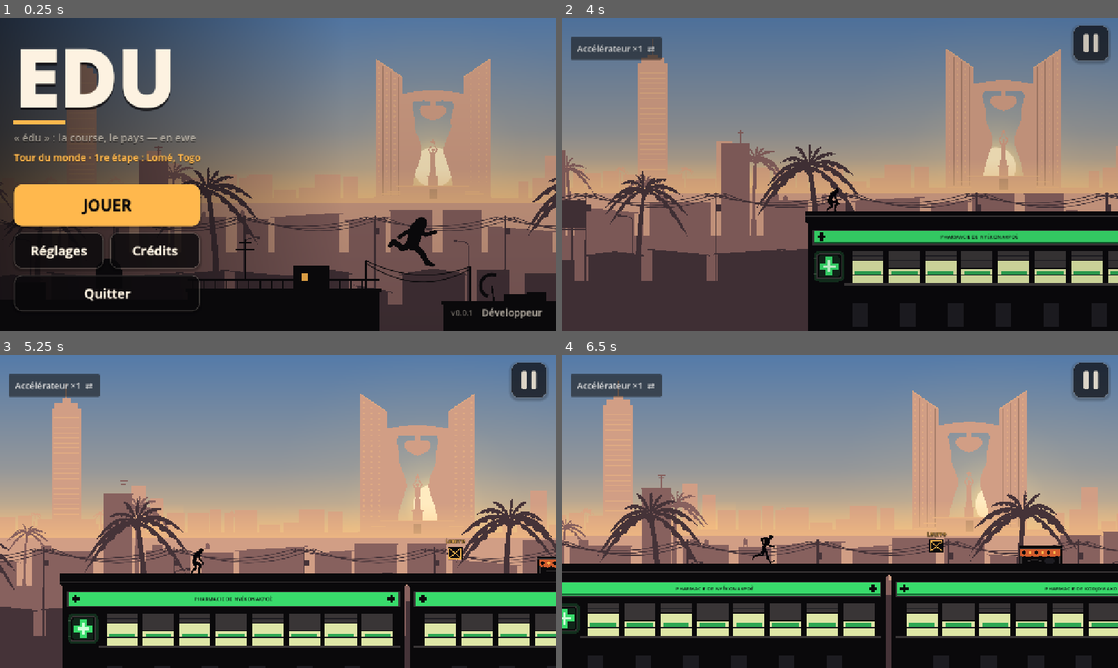
Above: before the commit, frames 1-4 (two rows, left to right).
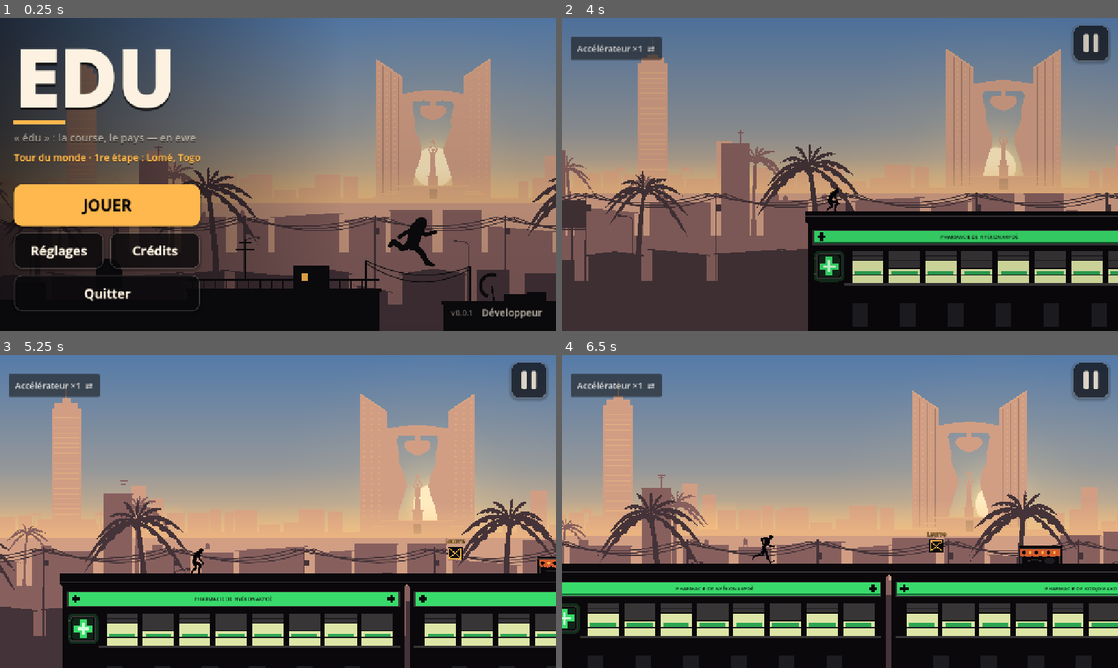
Above: after the commit, the same moments.

Repository: ADIBOLOGottlieb/Edu
Game: Godot game, scene res://src/ui/menus/main_menu.tscn
The game is run twice, just before and just after one commit, with the same random seed, the same clock (stepped at 60 frames per second) and the same inputs.
Inputs (mouse positions are in pixels of both pictures, inside the frame that each line leads up to):
- Up to frame 1 (0.25 s): no input
- Up to frame 2 (4 s): click "JOUER" at 0.5 s; click (617, 111) at 1.25 s; click (617, 111) at 2 s; click (773, 249) at 2.75 s; click (623, 221) at 3.5 s
- Up to frame 3 (5.25 s): tap Enter at 4.25 s; move the mouse to (400, 495) at 4.27 s; hold D (move_right) 4.28-5 s; tap K (attack_heavy) at 4.35 s; click (400, 495) at 4.42 s; tap Space (jump) at 4.52 s; drag from (166, 527) to (489, 583) at 5.02 s
- Up to frame 4 (6.5 s): move the mouse to (895, 442) at 5.77 s; hold D (move_right) from 5.78 s (still down); tap L (block) at 5.85 s

The runs differ from the first frame. In frame 1, 0.1% of the frame differs, in the area x 40-100%, y 63-68%; in frame 2, 0.3%; in frame 3, 0.3%, in the area x 0-100%, y 61-67%; in frame 4, 0.2%.

Commit message:
Mobile : décor en maillages fusionnés (6 646 → 43 appels de dessin), APK 0.0.4
7 FPS mesurés sur téléphone : chaque forme du décor était un appel de
dessin. Plans d'arrière-plan et tronçons fusionnés en un ArrayMesh chacun ;
silhouette 2D de secours non calculée quand masquée. Outil
tools/profile_level.gd. ADR-048. 335/335 tests.

Co-Authored-By: Claude Opus 5.5 <noreply@anthropic.com>

Diff:
--- a/src/gameplay/actors/visual/runner_visual.gd
+++ b/src/gameplay/actors/visual/runner_visual.gd
@@ -90,6 +90,9 @@
 
 func _process(delta: float) -> void:
 	if _body == null or animation_set == null:
+		return
+	# Silhouette 2D de secours masquée (la 3D est affichée) : aucun calcul de pose.
+	if not is_visible_in_tree():
 		return
 	delta = minf(delta, 1.0 / 20.0)
 	var target: Dictionary[StringName, float] = _figure_target()
--- a/src/gameplay/level/backdrop/backdrop_canvas.gd
+++ b/src/gameplay/level/backdrop/backdrop_canvas.gd
@@ -1,10 +1,15 @@
 class_name BackdropCanvas
 extends Node2D
 ## Plan de décor : liste ordonnée de formes (polygones pleins, dégradés, câbles)
-## dessinée en un seul _draw (un seul élément de dessin par plan : batching
-## mobile, ADR-025). Les formes sont ajoutées une fois à la construction.
+## fusionnées en **un seul maillage** à couleurs par sommet (un appel de dessin
+## par plan, ADR-025 / ADR-048 : le rendu Compatibility ne regroupe pas les
+## polygones, des milliers d’appels faisaient tomber un téléphone à 7 FPS).
+## Les formes sont ajoutées une fois à la construction ; l’ordre est conservé.
 
 enum Kind { FILL, GRADIENT, LINE }
+
+## Bord adouci des câbles (px, de chaque côté) : remplace l’anticrénelage.
+const LINE_FEATHER: float = 0.8
 
 ## Couleur principale du plan (silhouettes) ; les autres tons en dérivent.
 var base_color: Color = Color.GRAY
@@ -13,6 +18,7 @@
 var _points: Array[PackedVector2Array] = []
 var _colors: Array[PackedColorArray] = []
 var _widths: PackedFloat32Array = PackedFloat32Array()
+var _mesh: ArrayMesh
 
 
 func add_polygon(points: PackedVector2Array, color: Color) -> void:
@@ -124,15 +130,70 @@
 	_points.append(points)
 	_colors.append(colors)
 	_widths.append(width)
+	_mesh = null
 	queue_redraw()
 
 
 func _draw() -> void:
+	if _mesh == null:
+		_mesh = build_mesh()
+	if _mesh != null:
+		draw_mesh(_mesh, null)
+
+
+## Nombre de triangles du maillage fusionné (tests, mesure).
+func triangle_count() -> int:
+	var mesh: ArrayMesh = build_mesh() if _mesh == null else _mesh
+	if mesh == null:
+		return 0
+	return (mesh.surface_get_arrays(0)[Mesh.ARRAY_VERTEX] as PackedVector2Array).size() / 3
+
+
+## Toutes les formes, dans l’ordre, en une liste de triangles colorés.
+func build_mesh() -> ArrayMesh:
+	var verts: PackedVector2Array = PackedVector2Array()
+	var cols: PackedColorArray = PackedColorArray()
 	for i: int in _kinds.size():
 		match _kinds[i]:
-			Kind.FILL:
-				draw_colored_polygon(_points[i], _colors[i][0])
-			Kind.GRADIENT:
-				draw_polygon(_points[i], _colors[i])
+			Kind.FILL, Kind.GRADIENT:
+				var pts: PackedVector2Array = _points[i]
+				var indices: PackedInt32Array = Geometry2D.triangulate_polygon(pts)
+				for index: int in indices:
+					verts.append(pts[index])
+					cols.append(_colors[i][0] if _kinds[i] == Kind.FILL else _colors[i][index])
 			Kind.LINE:
-				draw_polyline(_points[i], _colors[i][0], _widths[i], true)
+				_append_line(verts, cols, _points[i], _colors[i][0], _widths[i])
+	if verts.is_empty():
+		return null
+	var arrays: Array = []
+	arrays.resize(Mesh.ARRAY_MAX)
+	arrays[Mesh.ARRAY_VERTEX] = verts
+	arrays[Mesh.ARRAY_COLOR] = cols
+	var mesh: ArrayMesh = ArrayMesh.new()
+	mesh.add_surface_from_arrays(Mesh.PRIMITIVE_TRIANGLES, arrays)
+	return mesh
+
+
+## Trait épais : un quadrilatère plein par segment, bordé d’un dégradé vers le
+## transparent (bord doux sans anticrénelage matériel).
+static func _append_line(verts: PackedVector2Array, cols: PackedColorArray, pts: PackedVector2Array,
+		color: Color, width: float) -> void:
+	var half: float = maxf(width, 1.0) * 0.5
+	var clear: Color = Color(color, 0.0)
+	for k: int in pts.size() - 1:
+		var a: Vector2 = pts[k]
+		var b: Vector2 = pts[k + 1]
+		if a.is_equal_approx(b):
+			continue
+		var n: Vector2 = (b - a).normalized().orthogonal()
+		var core: Vector2 = n * half
+		var edge: Vector2 = n * (half + LINE_FEATHER)
+		_quad(verts, cols, a - core, b - core, b + core, a + core, color, color, color, color)
+		_quad(verts, cols, a + core, b + core, b + edge, a + edge, color, color, clear, clear)
+		_quad(verts, cols, a - edge, b - edge, b - core, a - core, clear, clear, color, color)
+
+
+static func _quad(verts: PackedVector2Array, cols: PackedColorArray, p0: Vector2, p1: Vector2, p2: Vector2,
+		p3: Vector2, c0: Color, c1: Color, c2: Color, c3: Color) -> void:
+	verts.append_array(PackedVector2Array([p0, p1, p2, p0, p2, p3]))
+	cols.append_array(PackedColorArray([c0, c1, c2, c0, c2, c3]))
--- a/src/gameplay/level/level_chunk.gd
+++ b/src/gameplay/level/level_chunk.gd
@@ -17,6 +17,8 @@
 
 var _shapes: Array[PropShape] = []
 var _hazards: Array[Hazard] = []
+## Polygones de décor fusionnés (un appel de dessin par tronçon, ADR-048).
+var _mesh: ArrayMesh
 
 
 func build(source: ChunkLayout, city_theme: CityTheme = null) -> void:
@@ -36,6 +38,7 @@
 		for i: int in source.blocks.size():
 			var variant: int = BlockKind.variant(source.id, i)
 			_shapes.append_array(PropPainter.shapes_for(source.blocks[i], kinds[i], variant, theme))
+	_mesh = _build_mesh()
 	queue_redraw()
 
 
@@ -62,13 +65,35 @@
 		for rect: Rect2 in layout.blocks:
 			draw_rect(rect, LevelGeometry.INK)
 		return
+	if _mesh != null:
+		draw_mesh(_mesh, null)
+	# Enseignes par-dessus le décor (le texte est toujours sur un panneau).
+	var font: Font = ThemeDB.fallback_font
 	for shape: PropShape in _shapes:
 		if shape.is_text():
-			var font: Font = ThemeDB.fallback_font
 			var alignment: HorizontalAlignment = HORIZONTAL_ALIGNMENT_CENTER if shape.max_width > 0.0 else HORIZONTAL_ALIGNMENT_LEFT
 			draw_string(font, shape.points[0], shape.text, alignment, shape.max_width if shape.max_width > 0.0 else -1.0, shape.font_size, shape.color)
-		else:
-			draw_colored_polygon(shape.points, shape.color)
+
+
+## Tous les polygones de décor, dans l’ordre, en un maillage à couleurs par sommet.
+func _build_mesh() -> ArrayMesh:
+	var verts: PackedVector2Array = PackedVector2Array()
+	var cols: PackedColorArray = PackedColorArray()
+	for shape: PropShape in _shapes:
+		if shape.is_text():
+			continue
+		for index: int in Geometry2D.triangulate_polygon(shape.points):
+			verts.append(shape.points[index])
+			cols.append(shape.color)
+	if verts.is_empty():
+		return null
+	var arrays: Array = []
+	arrays.resize(Mesh.ARRAY_MAX)
+	arrays[Mesh.ARRAY_VERTEX] = verts
+	arrays[Mesh.ARRAY_COLOR] = cols
+	var mesh: ArrayMesh = ArrayMesh.new()
+	mesh.add_surface_from_arrays(Mesh.PRIMITIVE_TRIANGLES, arrays)
+	return mesh
 
 
 func end_x() -> float:
--- a/tests/integration/test_figures_in_play.gd
+++ b/tests/integration/test_figures_in_play.gd
@@ -17,6 +17,7 @@
 	_world = Node2D.new()
 	add_child_autofree(_world)
 	_body = PLAYER_SCENE.instantiate() as RunnerBody
+	(_body.get_node("Visual") as CanvasItem).visible = true  # silhouette 2D de secours, masquée en jeu
 	var human: Node = _body.get_node("Controller")
 	_body.remove_child(human)
 	human.free()
--- a/tests/integration/test_runner_motion.gd
+++ b/tests/integration/test_runner_motion.gd
@@ -18,6 +18,7 @@
 	world.add_child(_body)
 	await wait_physics_frames(15)
 	_visual = _body.get_node("Visual") as RunnerVisual
+	_visual.visible = true  # silhouette 2D de secours, masquée en jeu
 	# Pas de temps contrôlé : le test fait avancer le visuel lui-même.
 	_visual.set_process(false)
 	_steps(90)
--- a/tests/unit/test_city_backdrop.gd
+++ b/tests/unit/test_city_backdrop.gd
@@ -251,3 +251,18 @@
 		for p: Vector2 in poly:
 			box = box.expand(p)
 	return box
+
+
+## Téléphone à 7 FPS : chaque forme était un appel de dessin. Un plan = un maillage.
+func test_layer_is_one_merged_mesh() -> void:
+	var canvas: BackdropCanvas = BackdropCanvas.new()
+	canvas.add_rect(Rect2(0, 0, 10, 10), Color.RED)
+	canvas.add_gradient(PackedVector2Array([Vector2(0, 0), Vector2(10, 0), Vector2(5, 8)]),
+			PackedColorArray([Color.RED, Color.GREEN, Color.BLUE]))
+	canvas.add_line(PackedVector2Array([Vector2(0, 20), Vector2(30, 22), Vector2(60, 20)]), Color.BLACK, 1.5)
+	var mesh: ArrayMesh = canvas.build_mesh()
+	assert_not_null(mesh)
+	assert_eq(mesh.get_surface_count(), 1, "un seul appel de dessin")
+	# rectangle 2 + triangle 1 + câble 2 segments × 3 quadrilatères × 2 triangles
+	assert_eq(canvas.triangle_count(), 2 + 1 + 12)
+	canvas.free()
--- /dev/null
+++ b/tools/profile_level.gd
@@ -0,0 +1,71 @@
+extends SceneTree
+## Mesure du coût par image du niveau de Lomé (pilote automatique, parcours 2 avec
+## vigile), sans vsync. Options pour isoler un poste : --no3d (silhouettes 3D
+## masquées), --nobackdrop (arrière-plan masqué), --nochunks (premier plan masqué),
+## --nohud (HUD et boutons masqués). Nécessite une fenêtre (pas --headless).
+## Usage : godot --path . -s tools/profile_level.gd -- [options]
+
+const SCENE: String = "res://scenes/levels/lome_run.tscn"
+const WARMUP: int = 120
+const MEASURE: int = 600
+
+var _level: Node
+var _runner: LevelRunner
+var _args: PackedStringArray
+var _frame: int = 0
+var _last_usec: int = 0
+var _sum: Dictionary = {"frame": 0.0, "process": 0.0, "physics": 0.0, "draw_calls": 0.0, "objects": 0.0, "primitives": 0.0}
+var _worst: float = 0.0
+
+
+func _init() -> void:
+	_args = OS.get_cmdline_user_args()
+	Engine.max_fps = 0
+	DisplayServer.window_set_vsync_mode(DisplayServer.VSYNC_DISABLED)
+	_level = (load(SCENE) as PackedScene).instantiate()
+	_runner = _level.get_node("LevelRunner") as LevelRunner
+	_runner.route_index = 1
+	var body: RunnerBody = _level.get_node("Player") as RunnerBody
+	var human: Node = body.get_node("Controller")
+	body.remove_child(human)
+	human.free()
+	var pilot: AutopilotController = AutopilotController.new()
+	pilot.name = "Controller"
+	body.add_child(pilot)
+	if _args.has("--nobackdrop"):
+		(_level.get_node("Backdrop") as CanvasItem).visible = false
+	if _args.has("--nohud"):
+		for name: String in ["TouchControls", "EquipmentHud"]:
+			(_level.get_node(name) as CanvasLayer).visible = false
+	root.add_child.call_deferred(_level)
+
+
+func _process(_delta: float) -> bool:
+	_frame += 1
+	if _args.has("--no3d"):
+		for node: Node in root.find_children("*", "RunnerModelVisual", true, false):
+			(node as CanvasItem).visible = false
+			node.process_mode = Node.PROCESS_MODE_DISABLED
+	if _args.has("--nochunks"):
+		for chunk: LevelChunk in _runner.streamer.active_chunks():
+			chunk.visible = false
+	var now: int = Time.get_ticks_usec()
+	if _frame > WARMUP and _last_usec > 0:
+		var ms: float = float(now - _last_usec) / 1000.0
+		_sum["frame"] += ms
+		_worst = maxf(_worst, ms)
+		_sum["process"] += Performance.get_monitor(Performance.TIME_PROCESS) * 1000.0
+		_sum["physics"] += Performance.get_monitor(Performance.TIME_PHYSICS_PROCESS) * 1000.0
+		_sum["draw_calls"] += Performance.get_monitor(Performance.RENDER_TOTAL_DRAW_CALLS_IN_FRAME)
+		_sum["objects"] += Performance.get_monitor(Performance.RENDER_TOTAL_OBJECTS_IN_FRAME)
+		_sum["primitives"] += Performance.get_monitor(Performance.RENDER_TOTAL_PRIMITIVES_IN_FRAME)
+	_last_usec = now
+	if _frame >= WARMUP + MEASURE:
+		var n: float = float(MEASURE)
+		print("PROFIL %s : image %.2f ms (pire %.1f), process %.2f ms, physique %.2f ms, appels de dessin %d, objets %d, primitives %d, noeuds %d" % [
+			" ".join(_args) if not _args.is_empty() else "complet",
+			_sum["frame"] / n, _worst, _sum["process"] / n, _sum["physics"] / n,
+			roundi(_sum["draw_calls"] / n), roundi(_sum["objects"] / n), roundi(_sum["primitives"] / n),
+			int(Performance.get_monitor(Performance.OBJECT_NODE_COUNT))])
+		return true
+	return false
Not shown, changed: export_presets.cfg
Not shown, added: tools/capture_level_hud.gd.uid
Not shown, added: tools/profile_level.gd.uid
Not shown, changed: CHANGELOG.md
Not shown, changed: README.md
Not shown, changed: docs/DECISIONS.md
